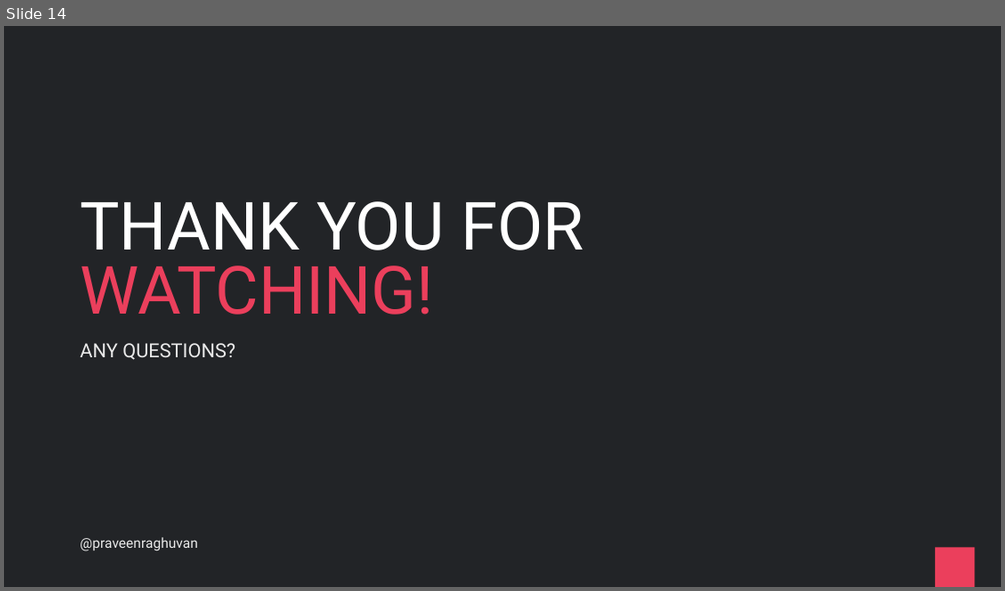
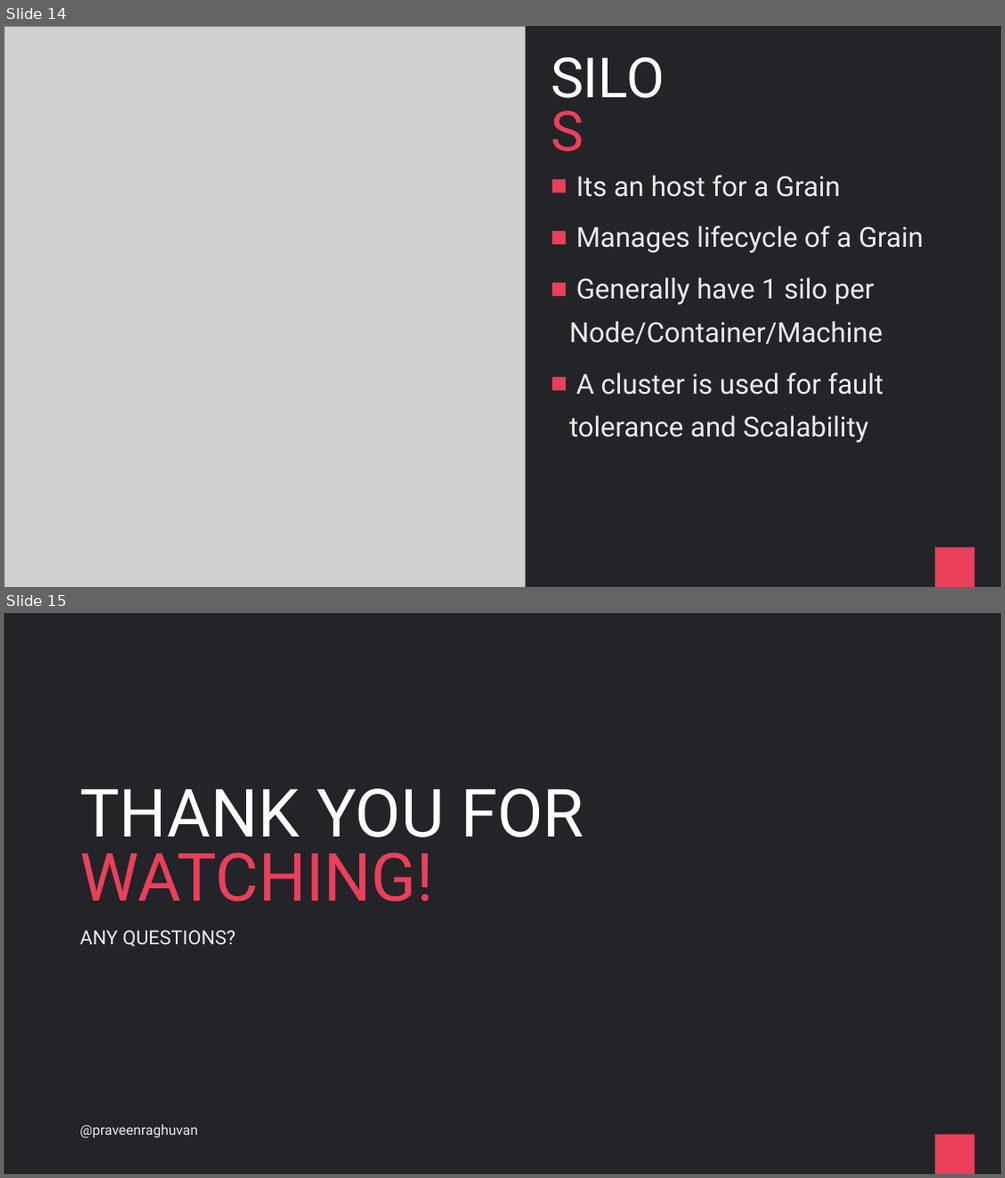
Before and after one commit to praveenraghuvanshi/tech-sessions, a slide deck: drafts/Orleans/ppt/Orleans_draft.pptx. Shown one above the other, each under a label of ours: slide 14 before the commit, slides 14 and 15 after it. The pictures are 1005x591 and 1005x1178 pixels, drawn with LibreOffice and Linux fonts; fonts in the diff are those of the drawing; grey boxes stand for pictures. Boxes give left, top, right and bottom in pixels: in the first picture for what was removed or moved away, otherwise in the second. Text is boxed around its words. In the diff, an @@ line names an element or a change of style, - is before the commit and + after.

Commit message:
Orleans: SILO

```diff
--- a/drafts/Orleans/ppt/Orleans_draft.pptx
+++ b/drafts/Orleans/ppt/Orleans_draft.pptx
@@ slide 14 added at box(4, 26, 1001, 587), background #222427; not listed: 1 template element that a slide beside it also shows @@
@@ picture added at box(4, 26, 525, 587) @@
@@ title added at box(546, 71, 701, 145), 80 pt, text #FFFFFF @@
+SILOS
@@ text added at box(569, 175, 923, 443), 40 pt, text #EAEAEA @@
+■ Its an host for a Grain
+■ Manages lifecycle of a Grain
+■ Generally have 1 silo per Node/Container/Machine
+■ A cluster is used for fault tolerance and Scalability
@@ what was slide 14 is now slide 15 @@
```
Also in this commit, not shown: 1 slide changed, 4 other files.
